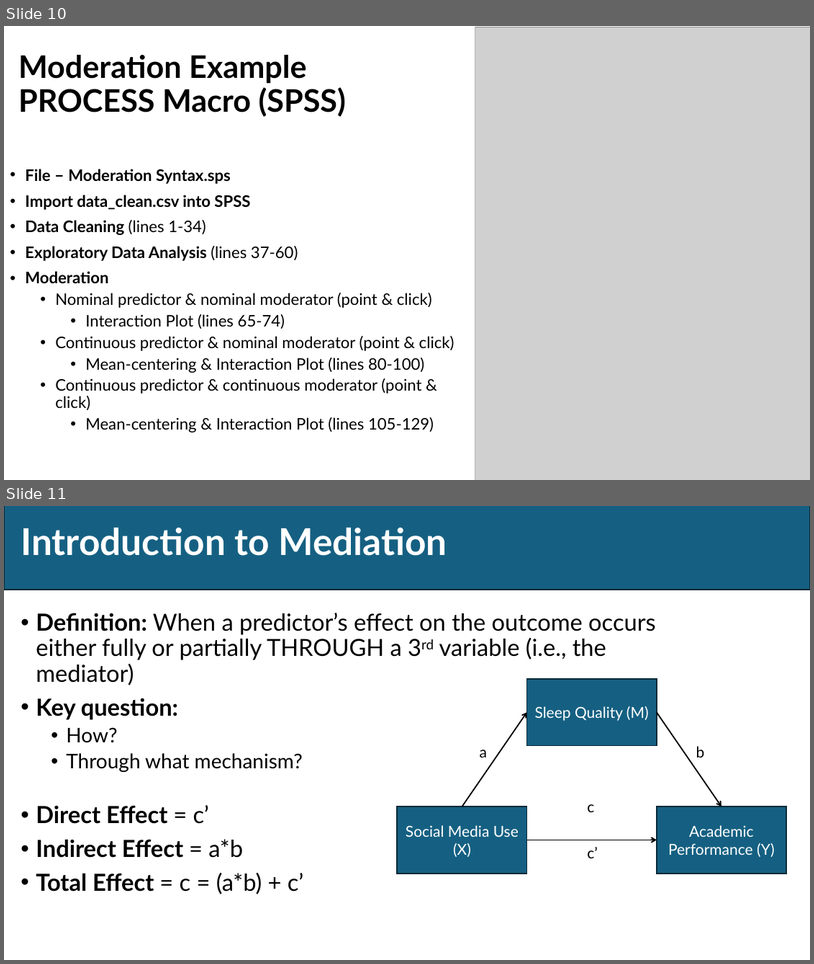
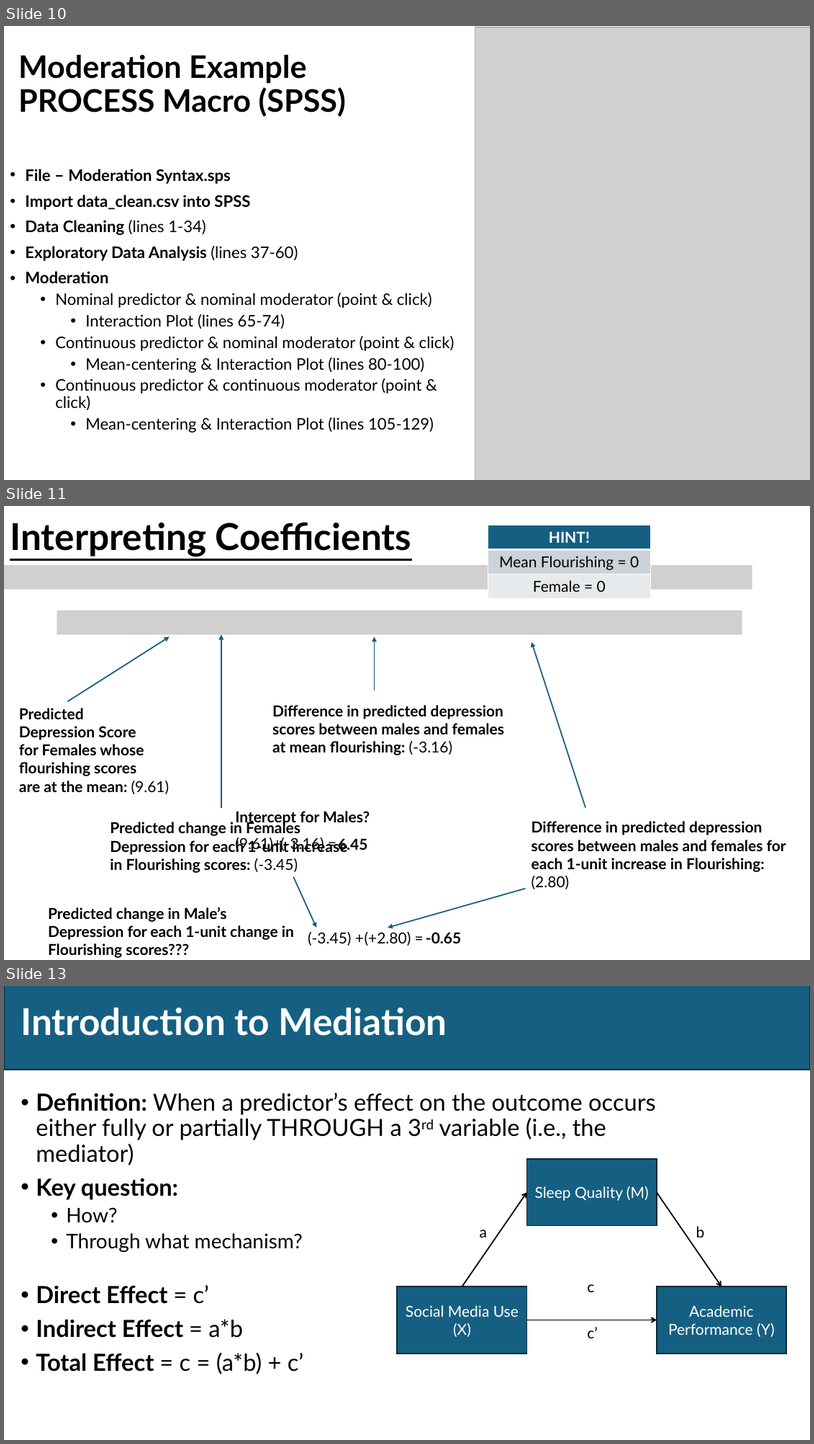
Before and after one commit to EwokOzwok/Data-Analysis-II---CBHPAR-Seminar, a slide deck: Data Analysis II - Mediation and Moderation.pptx. Shown one above the other, each under a label of ours: slides 10 and 11 before the commit, slides 10, 11 and 13 after it; the slides between them are not shown. The pictures are 814x964 and 814x1444 pixels, drawn with LibreOffice and Linux fonts; fonts in the diff are those of the drawing; grey boxes stand for pictures. Boxes give left, top, right and bottom in pixels: in the first picture for what was removed or moved away, otherwise in the second. Text is boxed around its words. In the diff, an @@ line names an element or a change of style, - is before the commit and + after.

```diff
--- a/Data Analysis II - Mediation and Moderation.pptx
+++ b/Data Analysis II - Mediation and Moderation.pptx
@@ slide 11 added at (4, 506, 810, 960), background #FFFFFF @@
@@ title added at (10, 522, 412, 557), 44 pt, text #000000, bold, underline @@
+Interpreting Coefficients
@@ table added at (488, 525, 651, 599), 3 rows, 1 columns @@
+HINT!
+Mean Flourishing = 0
+Female = 0
@@ picture added at (4, 565, 753, 589) @@
@@ picture added at (57, 610, 743, 634) @@
@@ arrow added from (221, 807) to (221, 635), #156082 1.5 pt @@
@@ arrow added from (67, 701) to (170, 636), #156082 1.5 pt @@
@@ arrow added from (375, 690) to (375, 636), #156082 1.5 pt @@
@@ arrow added from (586, 807) to (532, 642), #156082 1.5 pt @@
@@ text added at (19, 708, 170, 794), 18 pt, text #000000, bold @@
+Predicted
+Depression Score
+for Females whose flourishing scores
+are at the mean: (9.61)
@@ text added at (273, 705, 504, 755), 18 pt, text #000000, bold @@
+Difference in predicted depression scores between males and females at mean flourishing: (-3.16)
@@ text added at (110, 820, 347, 872), 18 pt, text #000000, bold @@
+Predicted change in Females Depression for each 1-unit increase in Flourishing scores: (-3.45)
@@ text added at (235, 811, 370, 826), 18 pt, text #000000, bold @@
+Intercept for Males?
@@ text added at (532, 821, 787, 889), 18 pt, text #000000, bold @@
+Difference in predicted depression scores between males and females for each 1-unit increase in Flourishing: (2.80)
@@ text added at (235, 837, 324, 852), 18 pt, text #000000 @@
+(9.61)+
@@ text added at (235, 837, 324, 852), 18 pt, text #000000 @@
+(-3.16) =
@@ text added at (338, 838, 368, 852), 18 pt, text #000000, bold @@
+6.45
@@ arrow added from (293, 877) to (316, 927), #156082 1.5 pt @@
@@ arrow added from (525, 888) to (388, 927), #156082 1.5 pt @@
@@ text added at (48, 907, 294, 957), 18 pt, text #000000, bold @@
+Predicted change in Male’s Depression for each 1-unit change in Flourishing scores???
@@ text added at (308, 932, 351, 945), 18 pt, text #000000 @@
+(-3.45) +
@@ text added at (365, 932, 412, 945), 18 pt, text #000000 @@
+(+2.80) =
@@ text added at (426, 932, 461, 943), 18 pt, text #000000, bold @@
+-0.65
@@ what was slide 11 is now slide 13 @@
```
Also in this commit, not shown: 2 slides changed, 2 other slides added, 2 other files.
